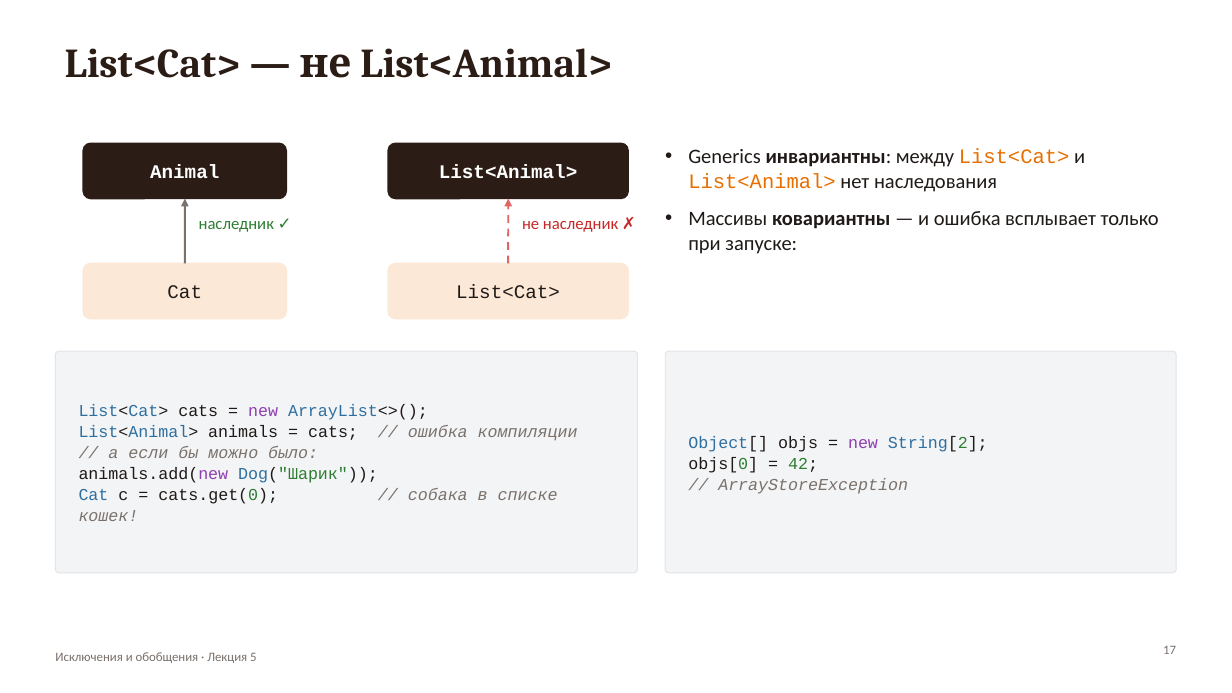
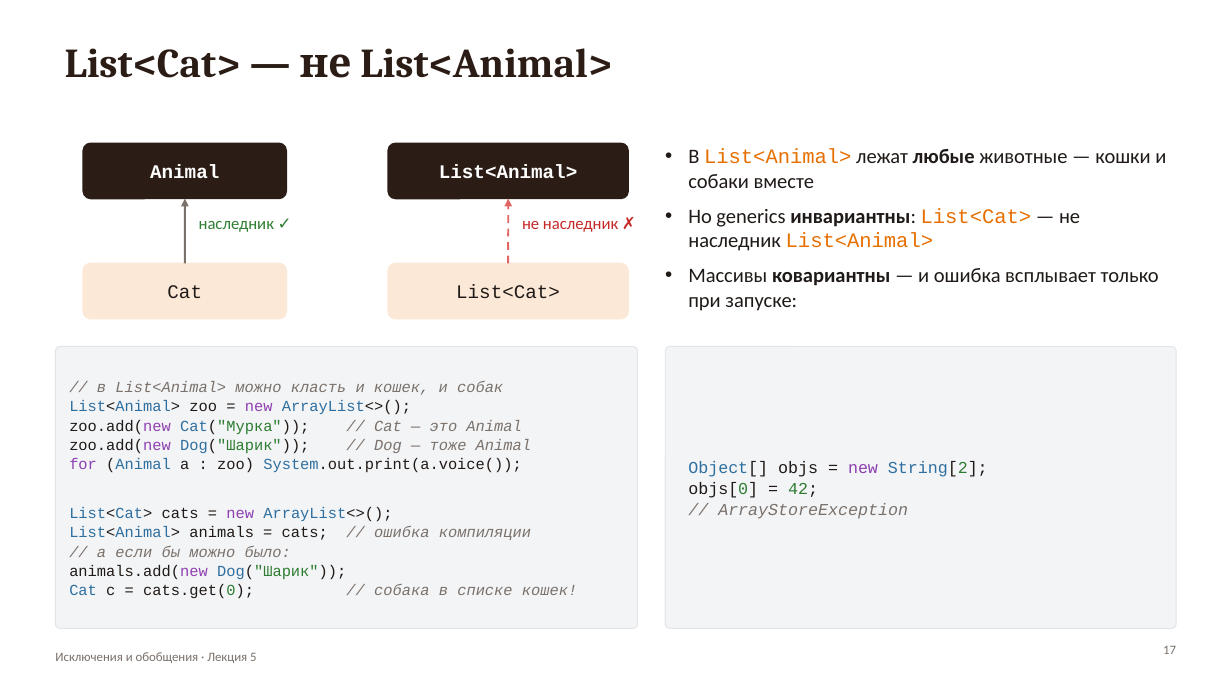
Before and after one commit to Fil-maker/Java_modern, a slide deck: slide 17 of src/lesson5/Exceptions_Generics_presentation.pptx. Drawn at 1232x693 pixels with LibreOffice and Linux fonts; fonts in the diff are those of the drawing. Boxes give left, top, right and bottom in pixels: in the first picture for what was removed or moved away, otherwise in the second. Text is boxed around its words. In the diff, an @@ line names an element or a change of style, - is before the commit and + after.

```diff
--- a/src/lesson5/Exceptions_Generics_presentation.pptx
+++ b/src/lesson5/Exceptions_Generics_presentation.pptx
@@ text at <box>688,149,1166,251</box>: text changed @@
-• Generics инвариантны: между List<Cat> и List<Animal> нет наследования
+• В List<Animal> лежат любые животные — кошки и собаки вместе
+• Но generics инвариантны: List<Cat> — не наследник List<Animal>
@@ text at <box>688,268,1159,311</box>: less space between paragraphs @@
@@ rounded rectangle: place and size @@
-rounded rectangle at <box>55,351,638,573</box>
+rounded rectangle at <box>55,347,638,628</box>
@@ text "// в List<Animal> можно класть ...": place and size @@
-text "// в List<Animal> можно класть ..." at <box>79,404,578,521</box>
+text "// в List<Animal> можно класть ..." at <box>69,381,577,598</box>
@@ rounded rectangle: place and size @@
-rounded rectangle at <box>665,351,1177,573</box>
+rounded rectangle at <box>665,347,1177,628</box>
@@ text at <box>69,381,531,473</box>: paragraphs added @@
+// в List<Animal> можно класть и кошек, и собак
+List<Animal> zoo = new ArrayList<>();
+zoo.add(new Cat("Мурка")); // Cat — это Animal
+zoo.add(new Dog("Шарик")); // Dog — тоже Animal
+for (Animal a : zoo) System.out.print(a.voice());
@@ text "Object[] objs = new String[2];": place and size @@
-text "Object[] objs = new String[2];" at <box>688,436,988,494</box>
+text "Object[] objs = new String[2];" at <box>688,461,988,519</box>
@@ text at <box>69,507,577,598</box>: size 13 to 12 pt in "List<Cat> cats = new ArrayList<>();", "List<Animal> animals = cats; // ошибка компиляции", "// а если бы можно было:", "animals.add(new Dog("Шарик"));" and 1 more places @@
```
